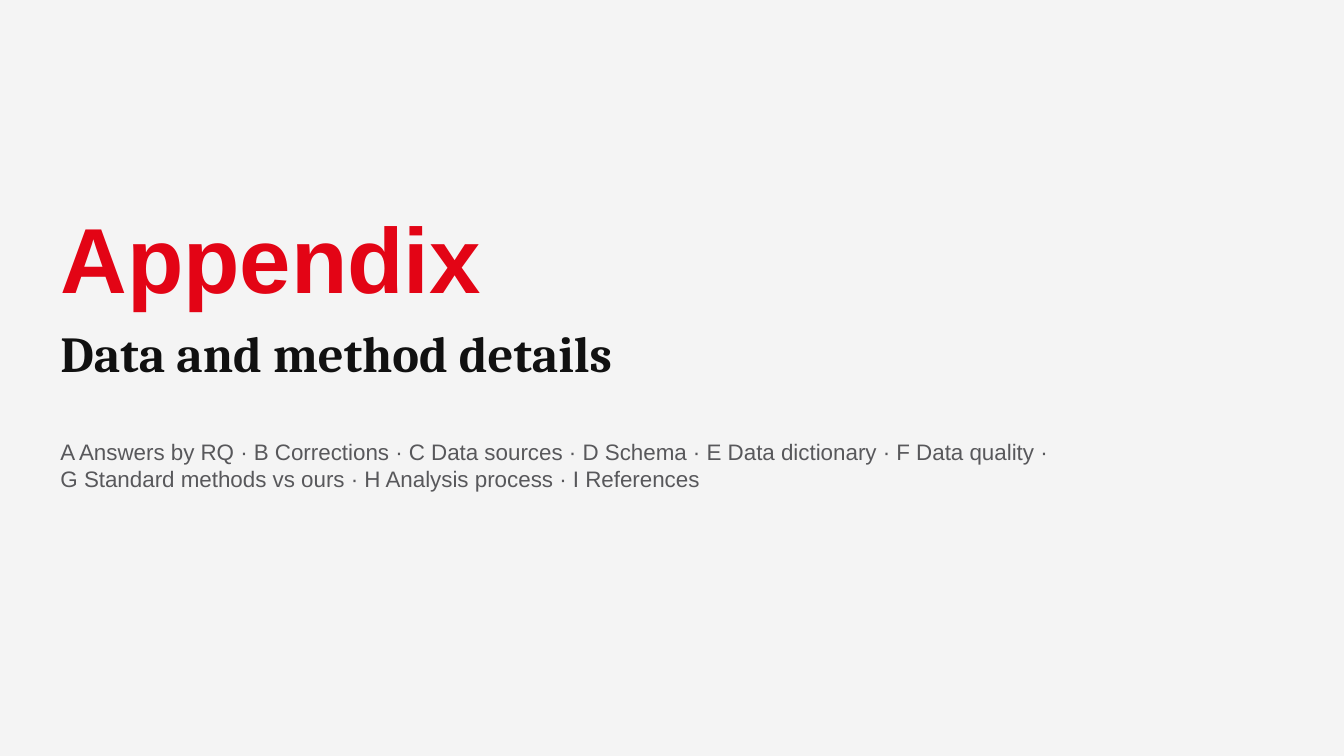
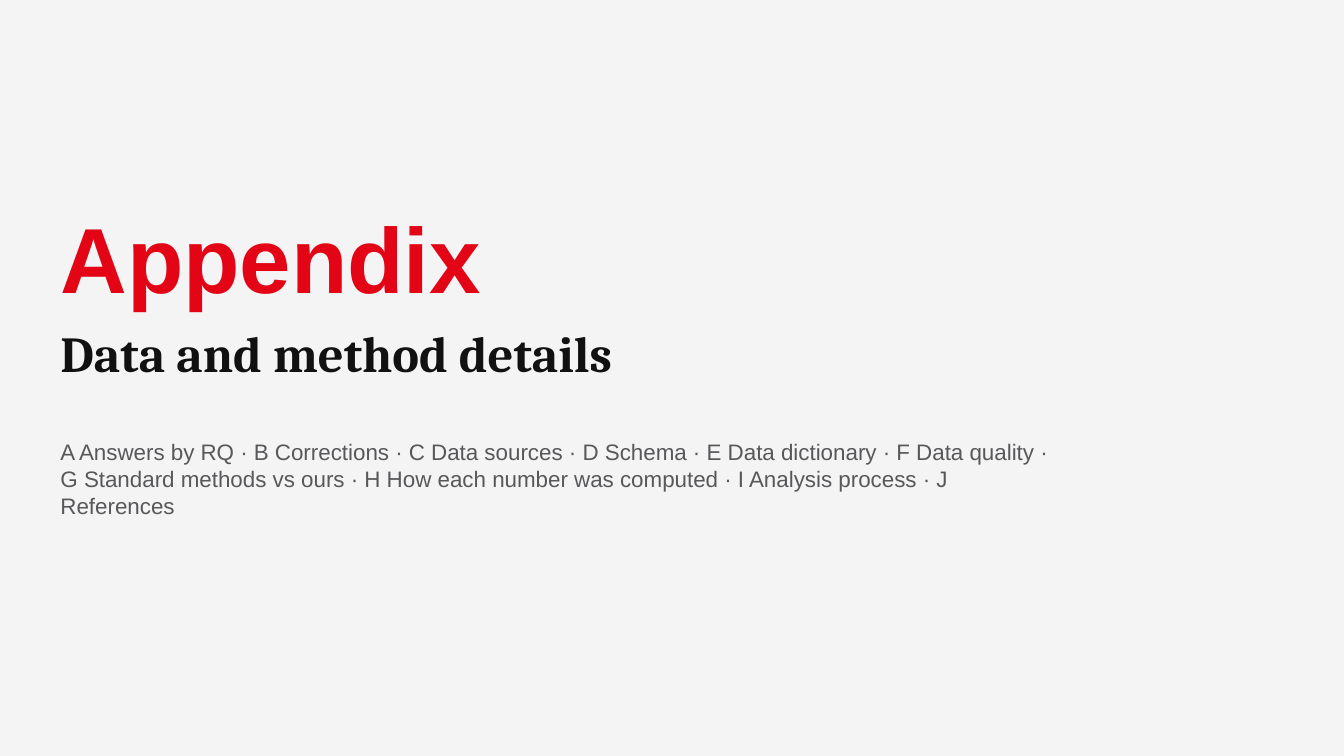
Before and after one commit to underthesun7213/social-data, a slide deck: slide 30 of presentation/hm_retention_deck_en.pptx (slide 24 before the commit). Drawn at 1344x756 pixels with LibreOffice and Linux fonts; fonts in the diff are those of the drawing. Boxes give left, top, right and bottom in pixels: in the first picture for what was removed or moved away, otherwise in the second. Text is boxed around its words. In the diff, an @@ line names an element or a change of style, - is before the commit and + after.

```diff
--- a/presentation/hm_retention_deck_en.pptx
+++ b/presentation/hm_retention_deck_en.pptx
@@ text at (60, 444, 1035, 514): text changed @@
-A Answers by RQ · B Corrections · C Data sources · D Schema · E Data dictionary · F Data quality · G Standard methods vs ours · H Analysis process · I References
+A Answers by RQ · B Corrections · C Data sources · D Schema · E Data dictionary · F Data quality · G Standard methods vs ours · H How each number was computed · I Analysis process · J References
```
Also in this commit, not shown: 20 other slides changed, 7 slides added, 1 slide removed, 6 other files.
